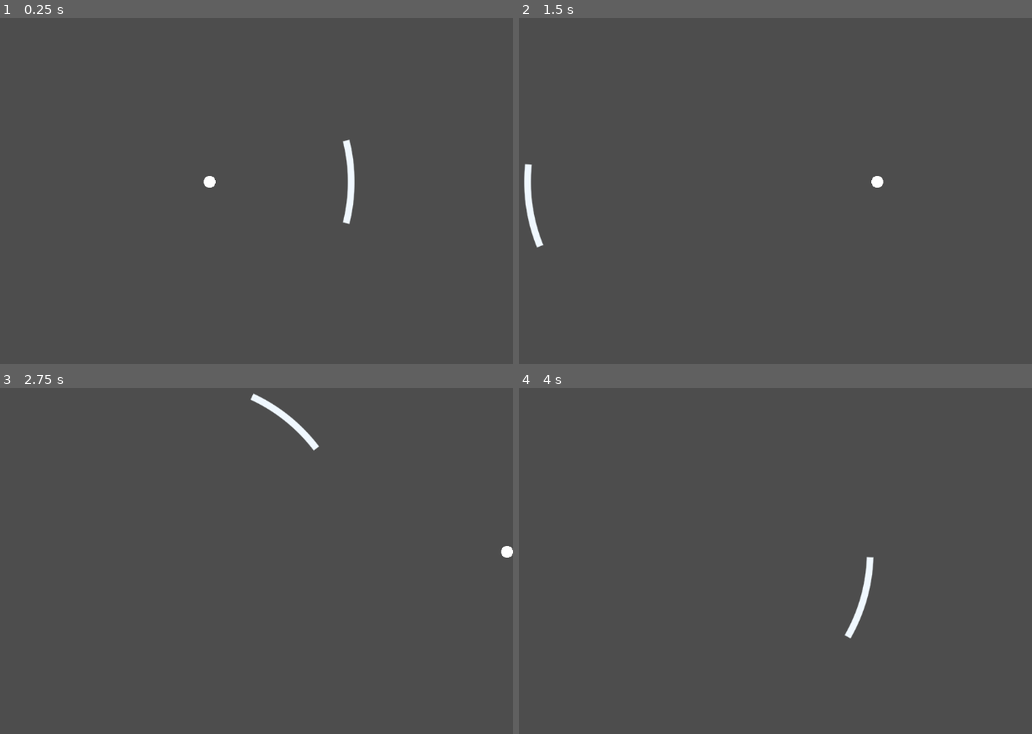
Above: before the commit, frames 1-4 (two rows, left to right).
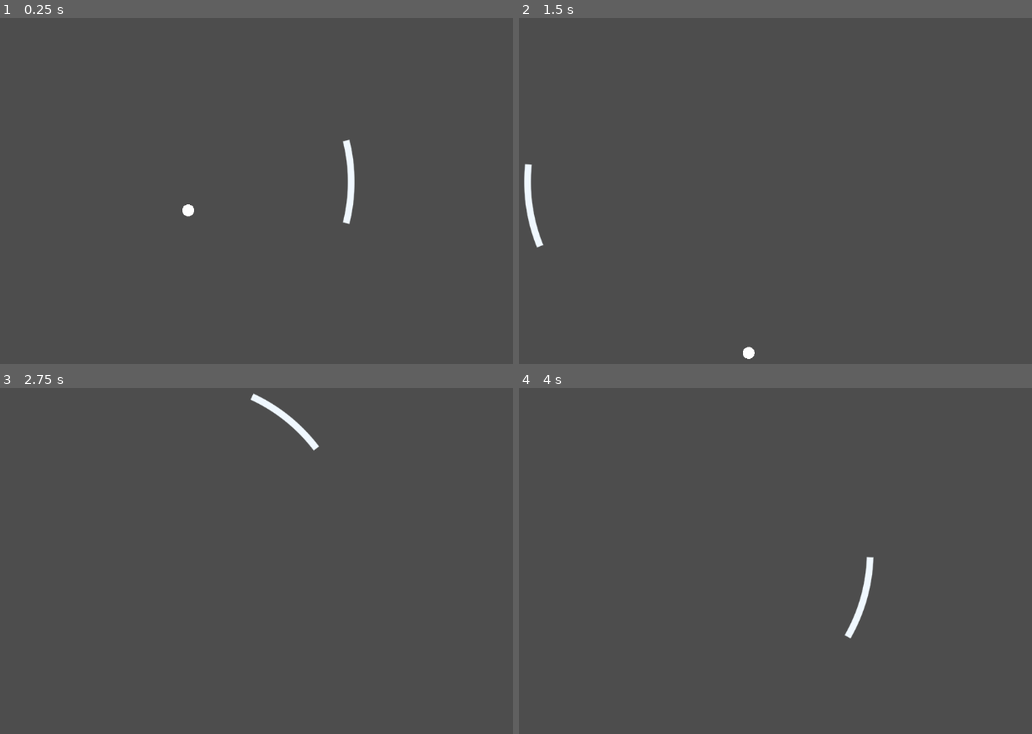
Above: after the commit, the same moments.

Repository: LStace/ball_escape
Game: Godot game, scene res://scenes/main.tscn
The game is run twice, just before and just after one commit, with the same random seed, the same clock (stepped at 60 frames per second) and the same inputs. The project has no main scene, so this scene is started directly. The engine's default icon, where the game draws it, is replaced by a stand-in: a white triangle on a blue panel in a dark square.
Inputs (mouse positions are in pixels of both pictures, inside the frame that each line leads up to):
- Up to frame 1 (0.25 s): no input
- Up to frame 2 (1.5 s): move the mouse to (847, 163) at 0.52 s; move the mouse to (565, 201) at 1.27 s
- Up to frame 3 (2.75 s): move the mouse to (246, 471) at 2.02 s
- Up to frame 4 (4 s): move the mouse to (667, 626) at 2.77 s; tap Enter at 3.5 s; move the mouse to (898, 609) at 3.52 s

The runs differ from the first frame. In frame 1, 0.1% of the frame differs, in the area x 35-43%, y 45-58%; in frame 2, 0.1%; in frame 3, less than 0.1%; in frame 4, nothing differs.

Commit message:
ball moves in random direction when instantiated

Diff:
--- a/ball_escape/scripts/ball.gd
+++ b/ball_escape/scripts/ball.gd
@@ -10,7 +10,7 @@
 
 # Called when the node enters the scene tree for the first time.
 func _ready():
-	pass # Replace with function body.
+	movement = Vector2.RIGHT.rotated(deg_to_rad(randf_range(0, 360)))
 
 
 # Called every frame. 'delta' is the elapsed time since the previous frame.
